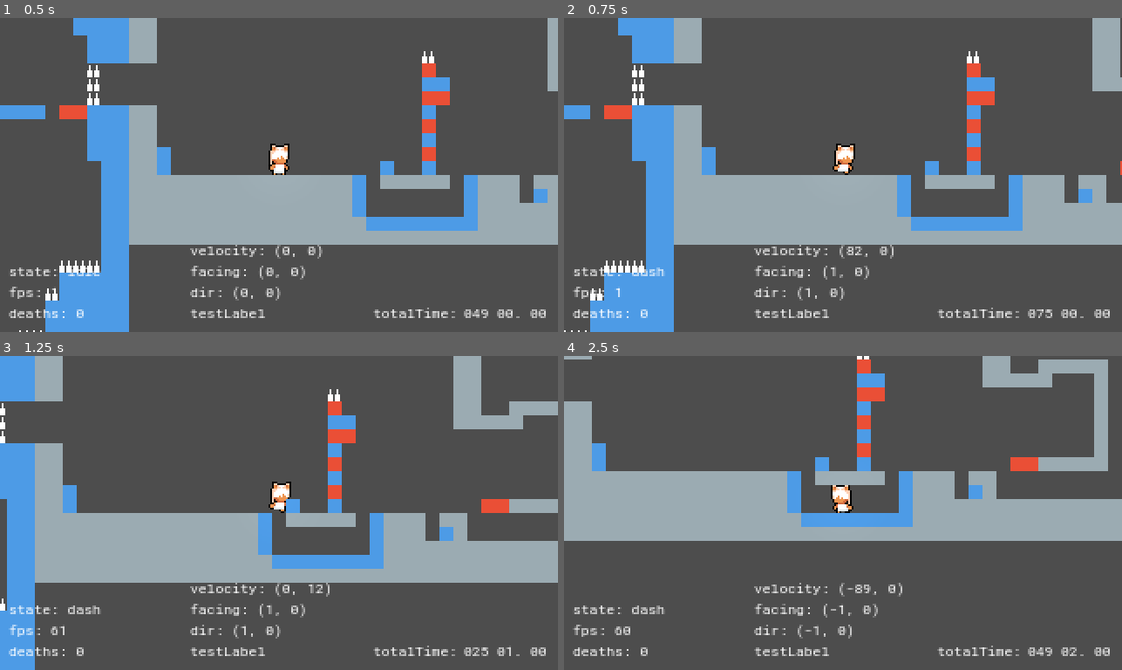
Above: before the commit, frames 1-4 (two rows, left to right).
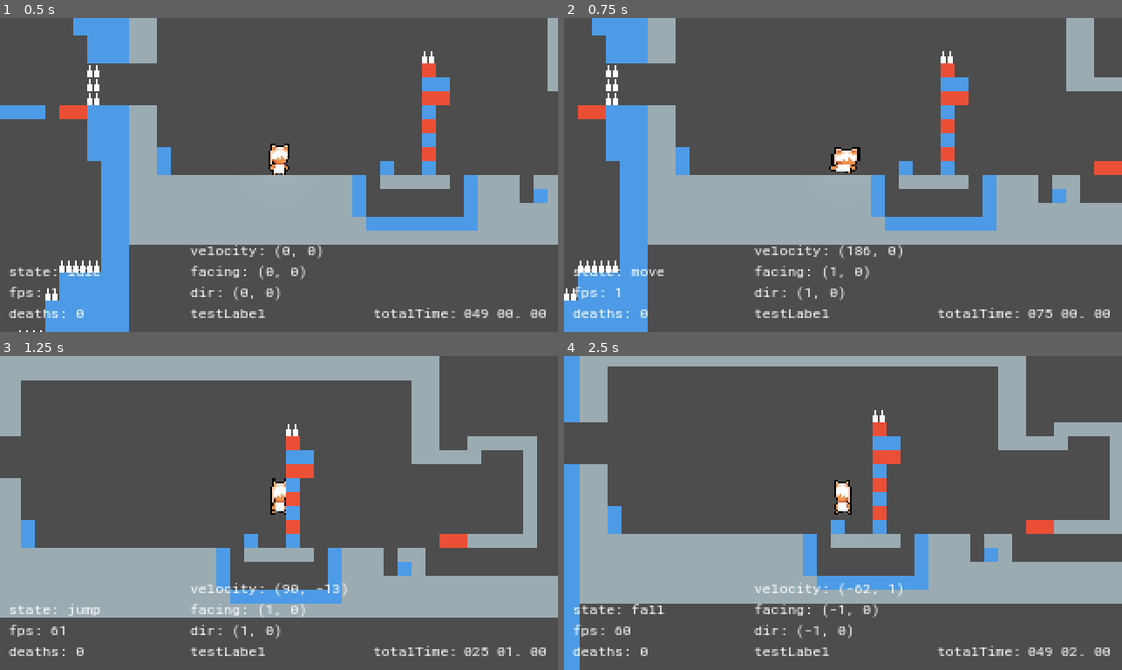
Above: after the commit, the same moments.

Repository: PromisedRain/Planeswalker
Game: Godot game, scene res://src/scenes/main.tscn
The game is run twice, just before and just after one commit, with the same random seed, the same clock (stepped at 60 frames per second) and the same inputs.
Inputs:
- Up to frame 1 (0.5 s): no input
- Up to frame 2 (0.75 s): hold D (right) from 0.53 s (still down); tap X (dash) at 0.6 s
- Up to frame 3 (1.25 s): keep holding D (right); tap Space (jump) at 0.77, 0.8, 1.07 s
- Up to frame 4 (2.5 s): tap Space (jump) at 1.35, 1.52, 1.82, 2.3 s; tap X (dash) at 1.55, 2.1 s; release D (right) at 2.03 s; hold A (left) from 2.03 s (still down)

Frame 1 is identical in both runs. In frame 2, 20% of the frame differs, in the area x 0-100%, y 0-100%; in frame 3, 43%; in frame 4, 44%.

Commit message:
more player.gd changes and refactors

Diff:
--- /dev/null
+++ b/src/scenes/gameObjects/dashRefillCrystal/dashRefillCrystal.tscn
@@ -0,0 +1,3 @@
+[gd_scene format=3 uid="uid://c5evwfnm23qi3"]
+
+[node name="DashRefillCrystal" type="Node2D"]
--- a/src/scenes/gameObjects/entities/player/player.gd
+++ b/src/scenes/gameObjects/player/player.gd
@@ -32,22 +32,24 @@
 
 var dashInput: bool
 var dashCooldownTimer: float
+var dashLengthTimer: float
 var dashDir: Vector2
 var beforeDashSpeed: Vector2
-var canDash: bool = false
+#var canDash: bool = false
 var isDashing: bool = false
 var totalDashes: int
+var totalDashesVolume: int
 var dashStartedOnGround: bool
-
 var duckInput: bool
 
 #constants
 
 #TODO corner correction on dash
 const dashSpeed: float = 240.0
-const endDashSpeed: float = 165.0
-const dashTime: float = 0.05
-const dashCooldown: float = 0.35
+const endDashSpeed: float = 160.0
+const dashLengthTime: float = 0.05
+const dashCooldownTime: float = 0.35
+const maxDashes: int = 1
 
 const runSpeed: float = 90.0
 const maxRunSpeed: float = runSpeed
@@ -147,6 +149,11 @@
 	if dashCooldownTimer > 0.0:
 		dashCooldownTimer -= delta
 
+	if dashLengthTimer > 0.0:
+		dashLengthTimer -= delta
+	if NodeUtility.is_approximately_equal(dashLengthTimer, 0.0, 0.01):
+		isDashing = false
+
 	#jump
 	if jumpGraceTimer > 0.0:
 		jumpGraceTimer -= delta
@@ -164,10 +171,14 @@
 	if NodeUtility.is_approximately_equal(respawnTimer, 0.0, 0.01):
 		respawn = true
 
+	if justRespawned && (velocity != Vector2.ZERO):
+		justRespawned = false
+
 	# squash and stretch reversion
 	body.scale.x = move_toward(body.scale.x, 1.0, bodySquashStretchReversion * delta)
 	body.scale.y = move_toward(body.scale.y, 1.0, bodySquashStretchReversion * delta)
 
+# inputs
 func player_input() -> void:
 
 	if Input.is_action_pressed("right"):
@@ -185,9 +196,25 @@
 
 	jumpInput = Input.is_action_just_pressed("jump")
 
-	dashInput = Input.is_action_just_pressed("dash") && canDash && dashCooldownTimer <= 0.0
+	dashInput = Input.is_action_just_pressed("dash")
 
 	duckInput = Input.is_action_pressed("duck")
+
+func can_dash() -> bool:
+	return dashInput && dashCooldownTimer <= 0.0 && totalDashes > 0
+
+var canDash: bool:
+	get:
+		return can_dash()
+
+func refill_dashes() -> bool:
+	print("pre func dashes %s" %totalDashes)
+	if totalDashes < maxDashes:
+		totalDashes = maxDashes
+		print("post func dashes %s" %totalDashes)
+		return true
+	else:
+		return false
 
 func player_movement(delta) -> void:
 	if direction != Vector2.ZERO:
@@ -228,7 +255,7 @@
 	if velocity.y > 0:
 		return Callable(self, "st_fall")
 
-	if dashInput && canDash:
+	if canDash:
 		return Callable(self, "st_dash")
 
 	if duckInput:
@@ -239,10 +266,11 @@
 func st_enter_idle(delta: float = 0) -> void:
 	animationPlayer.play("anim_idle")
 	canJump = true
-	canDash = true
 
 	if stateMachine.previousState == Callable(self, "st_fall"):
 		body.scale = bodySquashVec
+
+	refill_dashes()
 
 func st_leave_idle(delta: float = 0) -> void:
 	pass
@@ -262,7 +290,7 @@
 	if velocity.y > 0:
 		return Callable(self, "st_fall")
 
-	if dashInput && canDash:
+	if canDash:
 		return Callable(self, "st_dash")
 
 	if duckInput:
@@ -272,10 +300,11 @@
 
 func st_enter_move(delta: float = 0) -> void:
 	animationPlayer.play("anim_run")
-	canDash = true
 
 	if stateMachine.previousState == Callable(self, "st_fall"):
 		body.scale = bodySquashVec
+
+	refill_dashes()
 
 func st_leave_move(delta: float = 0) -> void:
 	pass
@@ -296,8 +325,8 @@
 	if velocity.y >= 0:
 		return Callable(self, "st_fall")
 
-	#if dashInput && canDash:
-	#	return Callable(self, "st_dash")
+	if canDash:
+		return Callable(self, "st_dash")
 
 	return Callable()
 
@@ -324,8 +353,7 @@
 	if (jumpInput || jumpBuffer) && canJump:
 		return Callable(self, "st_jump")
 
-	if dashInput && canDash:
-		#dashDurationTimer
+	if canDash:
 		return Callable(self, "st_dash")
 
 	return Callable()
@@ -345,37 +373,37 @@
 
 #dash
 func st_dash(delta: float) -> Callable:
-	_gravity_process(delta)
-	player_movement(delta)
-
-	#if !isDashing:
-	#	return Callable(self, "st_fall")
-
-	#if jumpInput && canJump:
-	#	return Callable(self, "st_jump")
+	#_gravity_process(delta)
+	#player_movement(delta)
+
+	if !isDashing:
+		return Callable(self, "st_fall")
+
+	if jumpInput && canJump:
+		return Callable(self, "st_jump")
 
 	return Callable()
 
 func st_enter_dash(delta: float = 0) -> void:
-	pass
-	#canDash = false
-	#isDashing = true
-	#dashDurationTimer.start(dashDurationTimerDuration)
-	#
-	#if facing != Vector2.ZERO:
-	#	dashDir = facing
-	#else:
-	#	dashDir = lastDir
-	#
-	#velocity = dashDir.normalized() * dashSpeed
-	#print(dashDir)
+
+	totalDashes = max(0, totalDashes - 1)
+	isDashing = true
+	dashLengthTimer = dashLengthTime
+	dashCooldownTimer = dashCooldownTime
+
+	if facing != Vector2.ZERO:
+		dashDir = facing
+	else:
+		dashDir = lastDir
+
+	velocity = dashDir.normalized() * dashSpeed
 
 func st_leave_dash(delta: float = 0) -> void:
 	leave_dash_events()
-	#isDashing = false
+	isDashing = false
 
 func leave_dash_events() -> void:
-	totalDashes += 1
+	totalDashesVolume += 1
 
 #slide
 func st_slide(delta: float) -> Callable:
--- a/src/scenes/gameObjects/entities/player/player.tscn
+++ b/src/scenes/gameObjects/player/player.tscn
@@ -1,12 +1,12 @@
 [gd_scene load_steps=19 format=3 uid="uid://cm0lw3nd0kw7d"]
 
-[ext_resource type="Script" path="res://src/scenes/gameObjects/entities/player/player.gd" id="1_ev1iy"]
+[ext_resource type="Script" path="res://src/scenes/gameObjects/player/player.gd" id="1_ev1iy"]
 [ext_resource type="PackedScene" uid="uid://cyc4eax6g4cjv" path="res://src/components/hurtboxComponent.tscn" id="2_v0tt5"]
-[ext_resource type="Texture2D" uid="uid://dus1t4omt66pe" path="res://src/media/gameObjects/entities/player/lilithIdleSheet19x128.png" id="2_wrosy"]
+[ext_resource type="Texture2D" uid="uid://dus1t4omt66pe" path="res://src/media/gameObjects/player/lilithIdleSheet19x128.png" id="2_wrosy"]
 [ext_resource type="PackedScene" uid="uid://dhgs7vny0y0xq" path="res://src/components/healthComponent.tscn" id="3_b752o"]
-[ext_resource type="Texture2D" uid="uid://dj4stqasye0ja" path="res://src/media/gameObjects/entities/player/lilithRunSheet19x128.png" id="3_gqjfk"]
-[ext_resource type="Texture2D" uid="uid://bno1ityoac53x" path="res://src/media/gameObjects/entities/player/lilithJumpSheet19x32.png" id="4_f5erb"]
-[ext_resource type="Texture2D" uid="uid://c7qwsubxwkjuf" path="res://src/media/gameObjects/entities/player/lilithDuckSheet19x16.png" id="5_bqtfh"]
+[ext_resource type="Texture2D" uid="uid://dj4stqasye0ja" path="res://src/media/gameObjects/player/lilithRunSheet19x128.png" id="3_gqjfk"]
+[ext_resource type="Texture2D" uid="uid://bno1ityoac53x" path="res://src/media/gameObjects/player/lilithJumpSheet19x32.png" id="4_f5erb"]
+[ext_resource type="Texture2D" uid="uid://c7qwsubxwkjuf" path="res://src/media/gameObjects/player/lilithDuckSheet19x16.png" id="5_bqtfh"]
 
 [sub_resource type="Animation" id="Animation_h43l2"]
 length = 0.001
--- a/src/scenes/main.tscn
+++ b/src/scenes/main.tscn
@@ -2,7 +2,7 @@
 
 [ext_resource type="Script" path="res://src/scenes/main.gd" id="1_gewu3"]
 [ext_resource type="PackedScene" uid="uid://c6s0hvw0hsy5t" path="res://src/scenes/managers/debugManager.tscn" id="2_5w8xw"]
-[ext_resource type="PackedScene" uid="uid://cm0lw3nd0kw7d" path="res://src/scenes/gameObjects/entities/player/player.tscn" id="2_r3rp8"]
+[ext_resource type="PackedScene" uid="uid://cm0lw3nd0kw7d" path="res://src/scenes/gameObjects/player/player.tscn" id="2_r3rp8"]
 [ext_resource type="PackedScene" uid="uid://hkeot3pu0jvn" path="res://src/scenes/volume1/rooms/room0.tscn" id="3_w3bbo"]
 [ext_resource type="Script" path="res://src/scenes/mainCamera.gd" id="4_2ats6"]
 
Binary file added: src/media/gameObjects/dashRefillCrystalPlaceholder/dashRefillCrystalPlaceholder.png
Not shown, changed: src/media/gameObjects/dashRefillCrystalPlaceholder/dashRefillCrystalPlaceholder.png.import
Renamed: src/media/gameObjects/entities/player/chompersIdleSheet19x128.png -> src/media/gameObjects/player/chompersIdleSheet19x128.png
Not shown, changed: src/media/gameObjects/player/chompersIdleSheet19x128.png.import
Renamed: src/media/gameObjects/entities/player/chompersRunSheet19x160.png -> src/media/gameObjects/player/chompersRunSheet19x160.png
Not shown, changed: src/media/gameObjects/player/chompersRunSheet19x160.png.import
Renamed: src/media/gameObjects/entities/player/chompersSpriteSheetFull.png -> src/media/gameObjects/player/chompersSpriteSheetFull.png
Not shown, changed: src/media/gameObjects/player/chompersSpriteSheetFull.png.import
Renamed: src/media/gameObjects/entities/player/lilithDuckSheet19x16.png -> src/media/gameObjects/player/lilithDuckSheet19x16.png
Not shown, changed: src/media/gameObjects/player/lilithDuckSheet19x16.png.import
Renamed: src/media/gameObjects/entities/player/lilithIdleSheet19x128.png -> src/media/gameObjects/player/lilithIdleSheet19x128.png
Not shown, changed: src/media/gameObjects/player/lilithIdleSheet19x128.png.import
(and 4 more such lines)
